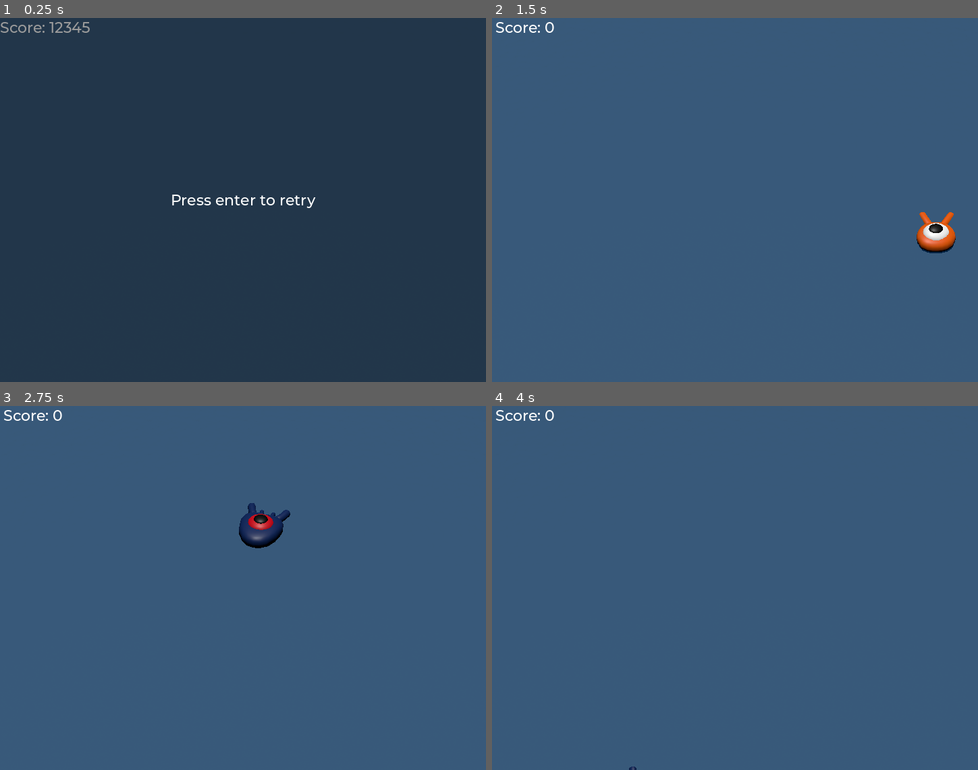
Above: before the commit, frames 1-4 (two rows, left to right).
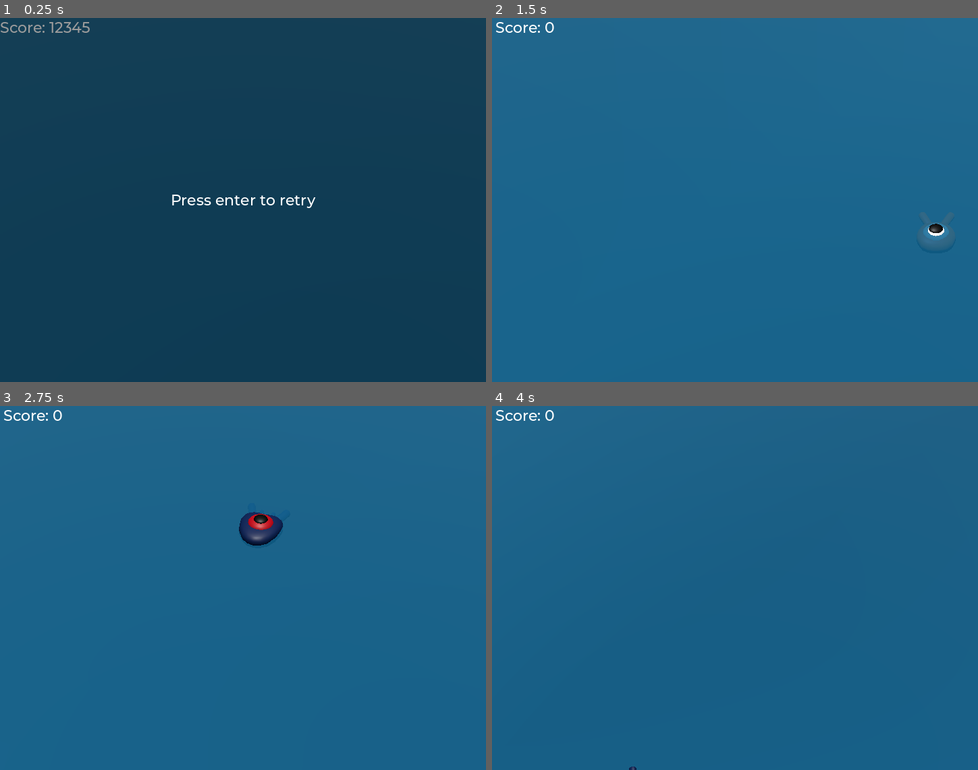
Above: after the commit, the same moments.

Repository: tiagoErtel/Dodge-the-Creeps-3D
Game: Godot game, scene res://main.tscn
Same seed, same stepped clock (60 frames per second), same inputs: the game is played once before the commit and once after it.
Inputs:
- Up to frame 1 (0.25 s): no input
- Up to frame 2 (1.5 s): tap Enter (retry) at 0.5 s; hold D (move_right) 0.53-1.28 s; tap Space (jump) at 0.77 s; hold S (move_back) from 1.28 s (still down)
- Up to frame 3 (2.75 s): tap Space (jump) at 1.52 s; release S (move_back) at 2.03 s; hold D (move_right) from 2.03 s (still down)
- Up to frame 4 (4 s): release D (move_right) at 2.78 s; hold W (move_forward) 2.78-3.53 s; tap Space (jump) at 3.02, 3.77 s; hold A (move_left) from 3.53 s (still down)

The runs differ from the first frame. In frame 2, 88% of the frame differs, in the area x 0-100%, y 0-100%; in frame 3, 94%; in frame 4, 98%.

Commit message:
Clean up repo and add .gitignore

Diff:
--- a/main.tscn
+++ b/main.tscn
@@ -1,156 +1,30 @@
-[gd_scene load_steps=15 format=3 uid="uid://cxbss06cw0s5"]
+[gd_scene load_steps=11 format=3 uid="uid://cxbss06cw0s5"]
 
 [ext_resource type="Script" uid="uid://bus2x3i4tucki" path="res://main.gd" id="1_h2yge"]
 [ext_resource type="PackedScene" uid="uid://dhuqgth8nvvlc" path="res://player.tscn" id="1_ig7tw"]
 [ext_resource type="PackedScene" uid="uid://duriaicwadra2" path="res://mob.tscn" id="2_h2yge"]
 [ext_resource type="PackedScene" uid="uid://80ewgpyvif7b" path="res://hud.tscn" id="4_1bvp3"]
+[ext_resource type="Shader" uid="uid://6jh7ww15ti4" path="res://water.gdshader" id="4_7mycd"]
 [ext_resource type="AudioStream" uid="uid://c5qpnfga41t4p" path="res://art/House In a Forest Loop.ogg" id="5_lquwl"]
 
 [sub_resource type="BoxShape3D" id="BoxShape3D_7dm0k"]
 size = Vector3(60, 2, 60)
 
-[sub_resource type="Shader" id="Shader_lquwl"]
-code = "// NOTE: Shader automatically converted from Godot Engine 4.4.1.stable's StandardMaterial3D.
+[sub_resource type="ShaderMaterial" id="ShaderMaterial_272bh"]
+render_priority = 0
+shader = ExtResource("4_7mycd")
+shader_parameter/shallow_color = Color(0.1, 0.5, 0.7, 1)
+shader_parameter/deep_color = Color(0.02, 0.2, 0.35, 1)
+shader_parameter/color_height_mix = 0.3
+shader_parameter/wave_amp = 0.3
+shader_parameter/wave_len = 0.276
+shader_parameter/wave_speed = 1.2
+shader_parameter/roughness = 0.0
+shader_parameter/specular = 0.6
 
-shader_type spatial;
-render_mode blend_mix, depth_draw_always, cull_back, diffuse_burley, specular_schlick_ggx;
-
-uniform vec4 albedo : source_color;
-uniform sampler2D texture_albedo : source_color, filter_linear_mipmap, repeat_enable;
-uniform ivec2 albedo_texture_size;
-uniform float point_size : hint_range(0.1, 128.0, 0.1);
-
-uniform float roughness : hint_range(0.0, 1.0);
-uniform sampler2D texture_metallic : hint_default_white, filter_linear_mipmap, repeat_enable;
-uniform vec4 metallic_texture_channel;
-uniform sampler2D texture_roughness : hint_roughness_r, filter_linear_mipmap, repeat_enable;
-
-uniform float specular : hint_range(0.0, 1.0, 0.01);
-uniform float metallic : hint_range(0.0, 1.0, 0.01);
-
-uniform sampler2D texture_refraction : filter_linear_mipmap, repeat_enable;
-uniform float refraction : hint_range(-1.0, 1.0, 0.001);
-uniform vec4 refraction_texture_channel;
-uniform sampler2D screen_texture : hint_screen_texture, repeat_disable, filter_linear_mipmap;
-uniform sampler2D depth_texture : hint_depth_texture, repeat_disable, filter_nearest;
-
-uniform sampler2D texture_normal : hint_roughness_normal, filter_linear_mipmap, repeat_enable;
-uniform float normal_scale : hint_range(-16.0, 16.0);
-varying vec3 uv1_triplanar_pos;
-
-uniform float uv1_blend_sharpness : hint_range(0.0, 150.0, 0.001);
-varying vec3 uv1_power_normal;
-
-uniform vec3 uv1_scale;
-uniform vec3 uv1_offset;
-uniform vec3 uv2_scale;
-uniform vec3 uv2_offset;
-
-void vertex() {
-	vec3 normal = MODEL_NORMAL_MATRIX * NORMAL;
-
-	TANGENT = vec3(0.0, 0.0, -1.0) * abs(normal.x);
-	TANGENT += vec3(1.0, 0.0, 0.0) * abs(normal.y);
-	TANGENT += vec3(1.0, 0.0, 0.0) * abs(normal.z);
-	TANGENT = inverse(MODEL_NORMAL_MATRIX) * normalize(TANGENT);
-
-	BINORMAL = vec3(0.0, 1.0, 0.0) * abs(normal.x);
-	BINORMAL += vec3(0.0, 0.0, -1.0) * abs(normal.y);
-	BINORMAL += vec3(0.0, 1.0, 0.0) * abs(normal.z);
-	BINORMAL = inverse(MODEL_NORMAL_MATRIX) * normalize(BINORMAL);
-
-	// UV1 Triplanar: Enabled (with World Triplanar)
-	uv1_power_normal = pow(abs(normal), vec3(uv1_blend_sharpness));
-	uv1_triplanar_pos = (MODEL_MATRIX * vec4(VERTEX, 1.0)).xyz * uv1_scale + uv1_offset;
-	uv1_power_normal /= dot(uv1_power_normal, vec3(1.0));
-	uv1_triplanar_pos *= vec3(1.0, -1.0, 1.0);
-}
-
-vec4 triplanar_texture(sampler2D p_sampler, vec3 p_weights, vec3 p_triplanar_pos) {
-	vec4 samp = vec4(0.0);
-	samp += texture(p_sampler, p_triplanar_pos.xy) * p_weights.z;
-	samp += texture(p_sampler, p_triplanar_pos.xz) * p_weights.y;
-	samp += texture(p_sampler, p_triplanar_pos.zy * vec2(-1.0, 1.0)) * p_weights.x;
-	return samp;
-}
-
-void fragment() {
-	vec4 albedo_tex = triplanar_texture(texture_albedo, uv1_power_normal, uv1_triplanar_pos);
-	ALBEDO = albedo.rgb * albedo_tex.rgb;
-
-	float metallic_tex = dot(triplanar_texture(texture_metallic, uv1_power_normal, uv1_triplanar_pos), metallic_texture_channel);
-	METALLIC = metallic_tex * metallic;
-	SPECULAR = specular;
-
-	vec4 roughness_texture_channel = vec4(1.0, 0.0, 0.0, 0.0);
-	float roughness_tex = dot(triplanar_texture(texture_roughness, uv1_power_normal, uv1_triplanar_pos), roughness_texture_channel);
-	ROUGHNESS = roughness_tex * roughness;
-
-	// Normal Map: Enabled
-	NORMAL_MAP = triplanar_texture(texture_normal, uv1_power_normal, uv1_triplanar_pos).rgb;
-	NORMAL_MAP_DEPTH = normal_scale;
-
-	// Refraction: Enabled (with normal map texture)
-	vec3 unpacked_normal = NORMAL_MAP;
-	unpacked_normal.xy = unpacked_normal.xy * 2.0 - 1.0;
-	unpacked_normal.z = sqrt(max(0.0, 1.0 - dot(unpacked_normal.xy, unpacked_normal.xy)));
-	vec3 ref_normal = normalize(mix(
-			NORMAL,
-			TANGENT * unpacked_normal.x + BINORMAL * unpacked_normal.y + NORMAL * unpacked_normal.z,
-			NORMAL_MAP_DEPTH));
-	vec2 ref_ofs = SCREEN_UV - ref_normal.xy * dot(triplanar_texture(texture_refraction, uv1_power_normal, uv1_triplanar_pos), refraction_texture_channel) * refraction;
-
-	float ref_amount = 1.0 - albedo.a * albedo_tex.a;
-
-	float refraction_depth_tex = textureLod(depth_texture, ref_ofs, 0.0).r;
-	vec4 refraction_view_pos = INV_PROJECTION_MATRIX * vec4(SCREEN_UV * 2.0 - 1.0, refraction_depth_tex, 1.0);
-	refraction_view_pos.xyz /= refraction_view_pos.w;
-
-	// If the depth buffer is lower then the model's Z position, use the refracted UV, otherwise use the normal screen UV.
-	// At low depth differences, decrease refraction intensity to avoid sudden discontinuities.
-	EMISSION += textureLod(screen_texture, mix(SCREEN_UV, ref_ofs, smoothstep(0.0, 1.0, VERTEX.z - refraction_view_pos.z)), ROUGHNESS * 8.0).rgb * ref_amount * EXPOSURE;
-	ALBEDO *= 1.0 - ref_amount;
-	// Force transparency on the material (required for refraction).
-	ALPHA = 1.0;
-}
-"
-
-[sub_resource type="FastNoiseLite" id="FastNoiseLite_lquwl"]
-
-[sub_resource type="NoiseTexture2D" id="NoiseTexture2D_7mycd"]
-seamless = true
-as_normal_map = true
-noise = SubResource("FastNoiseLite_lquwl")
-
-[sub_resource type="ShaderMaterial" id="ShaderMaterial_7mycd"]
-render_priority = 0
-shader = SubResource("Shader_lquwl")
-shader_parameter/albedo = Color(0, 0.533333, 1, 0.258824)
-shader_parameter/albedo_texture_size = Vector2i(0, 0)
-shader_parameter/point_size = 1.0
-shader_parameter/roughness = 0.0
-shader_parameter/metallic_texture_channel = Vector4(1, 0, 0, 0)
-shader_parameter/specular = 0.5
-shader_parameter/metallic = 0.0
-shader_parameter/refraction = 0.05
-shader_parameter/refraction_texture_channel = Vector4(1, 0, 0, 0)
-shader_parameter/texture_normal = SubResource("NoiseTexture2D_7mycd")
-shader_parameter/normal_scale = 1.0
-shader_parameter/uv1_blend_sharpness = 1.0
-shader_parameter/uv1_scale = Vector3(0.4, 0.4, 0.4)
-shader_parameter/uv1_offset = Vector3(0, 0, 0)
-shader_parameter/uv2_scale = Vector3(1, 1, 1)
-shader_parameter/uv2_offset = Vector3(0, 0, 0)
-
-[sub_resource type="BoxMesh" id="BoxMesh_ig7tw"]
-material = SubResource("ShaderMaterial_7mycd")
-size = Vector3(600, 6, 60)
-
-[sub_resource type="StandardMaterial3D" id="StandardMaterial3D_ig7tw"]
-albedo_color = Color(1, 0, 0, 1)
-
-[sub_resource type="CylinderMesh" id="CylinderMesh_ig7tw"]
-material = SubResource("StandardMaterial3D_ig7tw")
+[sub_resource type="PlaneMesh" id="PlaneMesh_5vw27"]
+material = SubResource("ShaderMaterial_272bh")
+size = Vector2(60, 60)
 
 [sub_resource type="Curve3D" id="Curve3D_lquwl"]
 closed = true
@@ -165,17 +39,18 @@
 mob_scene = ExtResource("2_h2yge")
 player_scene = ExtResource("1_ig7tw")
 
-[node name="Ground" type="StaticBody3D" parent="."]
+[node name="Water" type="StaticBody3D" parent="."]
 transform = Transform3D(1, 0, 0, 0, 1, 0, 0, 0, 1, 0, -1, 0)
 collision_layer = 4
 collision_mask = 0
 
-[node name="CollisionShape3D" type="CollisionShape3D" parent="Ground"]
+[node name="CollisionShape3D" type="CollisionShape3D" parent="Water"]
+visible = false
 shape = SubResource("BoxShape3D_7dm0k")
 
-[node name="MeshInstance3D" type="MeshInstance3D" parent="Ground"]
-transform = Transform3D(1, 0, 0, 0, 1, 0, 0, 0, 1, 0, -2, 0)
-mesh = SubResource("BoxMesh_ig7tw")
+[node name="MeshInstance3D" type="MeshInstance3D" parent="Water"]
+transform = Transform3D(1, 0, 0, 0, 1, 0, 0, 0, 1, 0, 1.5, 0)
+mesh = SubResource("PlaneMesh_5vw27")
 
 [node name="DirectionalLight3D" type="DirectionalLight3D" parent="."]
 transform = Transform3D(1, 0, 0, 0, -4.37114e-08, 1, 0, -1, -4.37114e-08, 0, 100, 0)
@@ -190,25 +65,6 @@
 projection = 1
 size = 19.0
 
-[node name="Cilinders" type="Node3D" parent="."]
-transform = Transform3D(1, 0, 0, 0, 1, 0, 0, 0, 1, 0.220612, 0, 0)
-
-[node name="MeshInstance3D" type="MeshInstance3D" parent="Cilinders"]
-transform = Transform3D(1, 0, 0, 0, 1, 0, 0, 0, 1, 15.1612, 0, -23.3489)
-mesh = SubResource("CylinderMesh_ig7tw")
-
-[node name="MeshInstance3D2" type="MeshInstance3D" parent="Cilinders"]
-transform = Transform3D(1, 0, 0, 0, 1, 0, 0, 0, 1, -15.5238, 0, -23.3489)
-mesh = SubResource("CylinderMesh_ig7tw")
-
-[node name="MeshInstance3D3" type="MeshInstance3D" parent="Cilinders"]
-transform = Transform3D(1, 0, 0, 0, 1, 0, 0, 0, 1, -16.0071, 0, 16.48)
-mesh = SubResource("CylinderMesh_ig7tw")
-
-[node name="MeshInstance3D4" type="MeshInstance3D" parent="Cilinders"]
-transform = Transform3D(1, 0, 0, 0, 1, 0, 0, 0, 1, 15.1612, 0, 16.571)
-mesh = SubResource("CylinderMesh_ig7tw")
-
 [node name="SpawnPath" type="Path3D" parent="."]
 curve = SubResource("Curve3D_lquwl")
 
@@ -221,6 +77,7 @@
 [node name="HUD" parent="." instance=ExtResource("4_1bvp3")]
 
 [node name="AudioStreamPlayer3D" type="AudioStreamPlayer3D" parent="."]
+visible = false
 stream = ExtResource("5_lquwl")
 autoplay = true
 
--- a/player.tscn
+++ b/player.tscn
@@ -9,6 +9,33 @@
 [sub_resource type="CylinderShape3D" id="CylinderShape3D_onrkg"]
 height = 0.0689995
 radius = 1.05029
+
+[sub_resource type="Animation" id="Animation_i3pqv"]
+length = 0.001
+tracks/0/type = "value"
+tracks/0/imported = false
+tracks/0/enabled = true
+tracks/0/path = NodePath("Pivot/Character:position")
+tracks/0/interp = 1
+tracks/0/loop_wrap = true
+tracks/0/keys = {
+"times": PackedFloat32Array(0),
+"transitions": PackedFloat32Array(1),
+"update": 0,
+"values": [Vector3(0, 0, 0)]
+}
+tracks/1/type = "value"
+tracks/1/imported = false
+tracks/1/enabled = true
+tracks/1/path = NodePath("Pivot/Character:rotation")
+tracks/1/interp = 1
+tracks/1/loop_wrap = true
+tracks/1/keys = {
+"times": PackedFloat32Array(0),
+"transitions": PackedFloat32Array(1),
+"update": 0,
+"values": [Vector3(0, 0, 0)]
+}
 
 [sub_resource type="Animation" id="Animation_onrkg"]
 resource_name = "float"
@@ -37,33 +64,6 @@
 "transitions": PackedFloat32Array(0.42, 0.44, 1),
 "update": 0,
 "values": [Vector3(0, 0, 0), Vector3(0.139626, 0, 0), Vector3(-0.15708, 0, 0)]
-}
-
-[sub_resource type="Animation" id="Animation_i3pqv"]
-length = 0.001
-tracks/0/type = "value"
-tracks/0/imported = false
-tracks/0/enabled = true
-tracks/0/path = NodePath("Pivot/Character:position")
-tracks/0/interp = 1
-tracks/0/loop_wrap = true
-tracks/0/keys = {
-"times": PackedFloat32Array(0),
-"transitions": PackedFloat32Array(1),
-"update": 0,
-"values": [Vector3(0, 0, 0)]
-}
-tracks/1/type = "value"
-tracks/1/imported = false
-tracks/1/enabled = true
-tracks/1/path = NodePath("Pivot/Character:rotation")
-tracks/1/interp = 1
-tracks/1/loop_wrap = true
-tracks/1/keys = {
-"times": PackedFloat32Array(0),
-"transitions": PackedFloat32Array(1),
-"update": 0,
-"values": [Vector3(0, 0, 0)]
 }
 
 [sub_resource type="AnimationLibrary" id="AnimationLibrary_hqtel"]
--- /dev/null
+++ b/water.gdshader
@@ -0,0 +1,39 @@
+shader_type spatial;
+render_mode blend_mix, depth_draw_opaque, cull_back, diffuse_burley, specular_schlick_ggx;
+
+uniform vec3 shallow_color : source_color = vec3(0.1, 0.5, 0.7);
+uniform vec3 deep_color    : source_color = vec3(0.02, 0.2, 0.35);
+uniform float color_height_mix = 0.3;
+
+uniform float wave_amp   : hint_range(0.0, 2.0) = 0.2;
+uniform float wave_len   : hint_range(0.1, 64.0) = 8.0;
+uniform float wave_speed : hint_range(0.0, 8.0) = 1.2;
+
+uniform float roughness : hint_range(0.0, 1.0) = 0.05;
+uniform float specular  : hint_range(0.0, 1.0) = 0.6;
+
+varying vec3 world_pos;
+
+void vertex() {
+    vec2 xz = VERTEX.xz;
+    float t = TIME * wave_speed;
+
+    float wave = sin(dot(xz, vec2(1.0, 0.3)) / wave_len + t) +
+                 0.7 * sin(dot(xz, vec2(0.5, 1.0)) / (wave_len*0.5) + t*1.3);
+
+    VERTEX.y += wave * wave_amp;
+
+    world_pos = (MODEL_MATRIX * vec4(VERTEX, 1.0)).xyz;
+}
+
+void fragment() {
+    float h = clamp((world_pos.y * color_height_mix) + 0.5, 0.0, 1.0);
+    vec3 base = mix(deep_color, shallow_color, h);
+
+    float fresnel = pow(1.0 - max(dot(NORMAL, VIEW), 0.0), 3.0);
+
+    ALBEDO = mix(base, vec3(1.0), fresnel * 0.3);
+    SPECULAR = specular;
+    ROUGHNESS = roughness;
+    ALPHA = 0.85;
+}
Not shown, added: water.gdshader.uid
Not shown, changed: .gitignore
